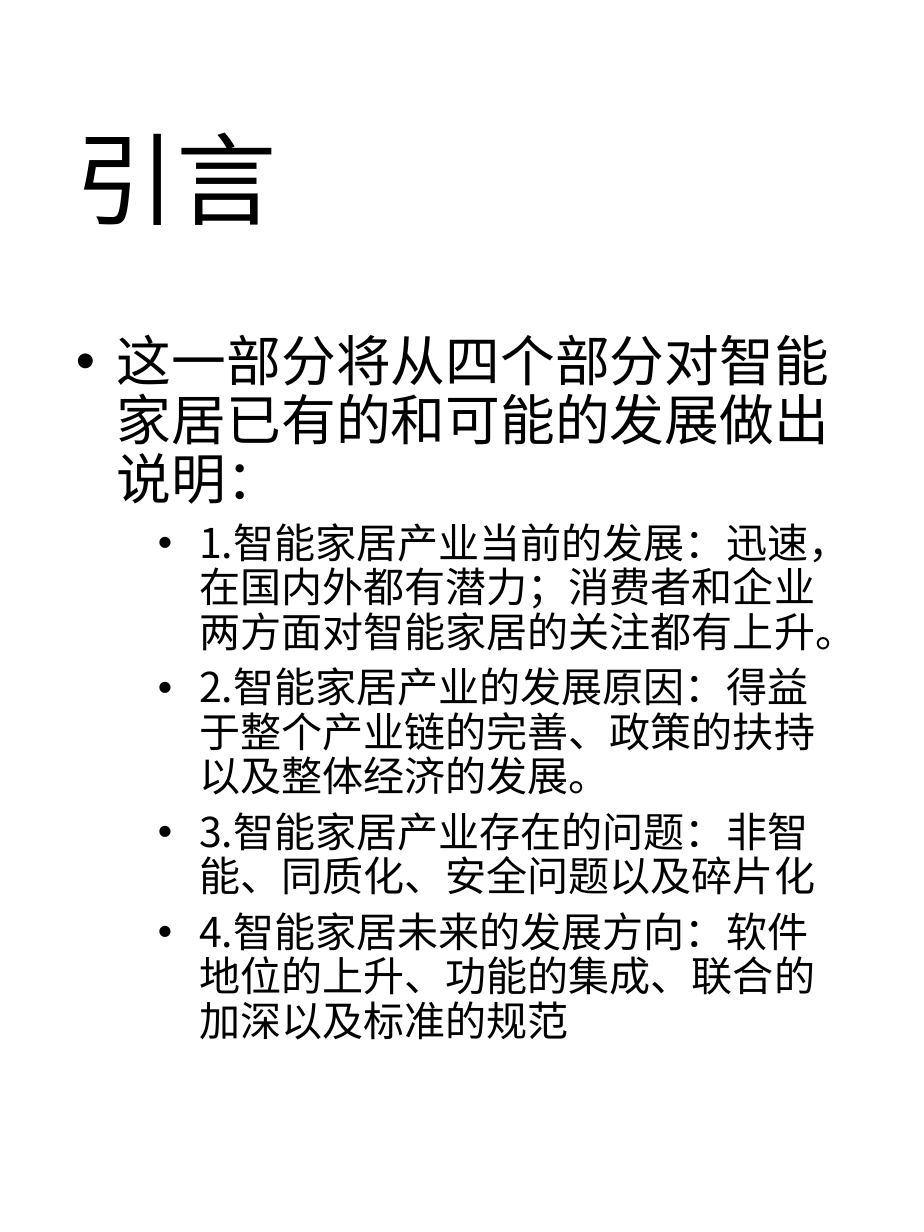
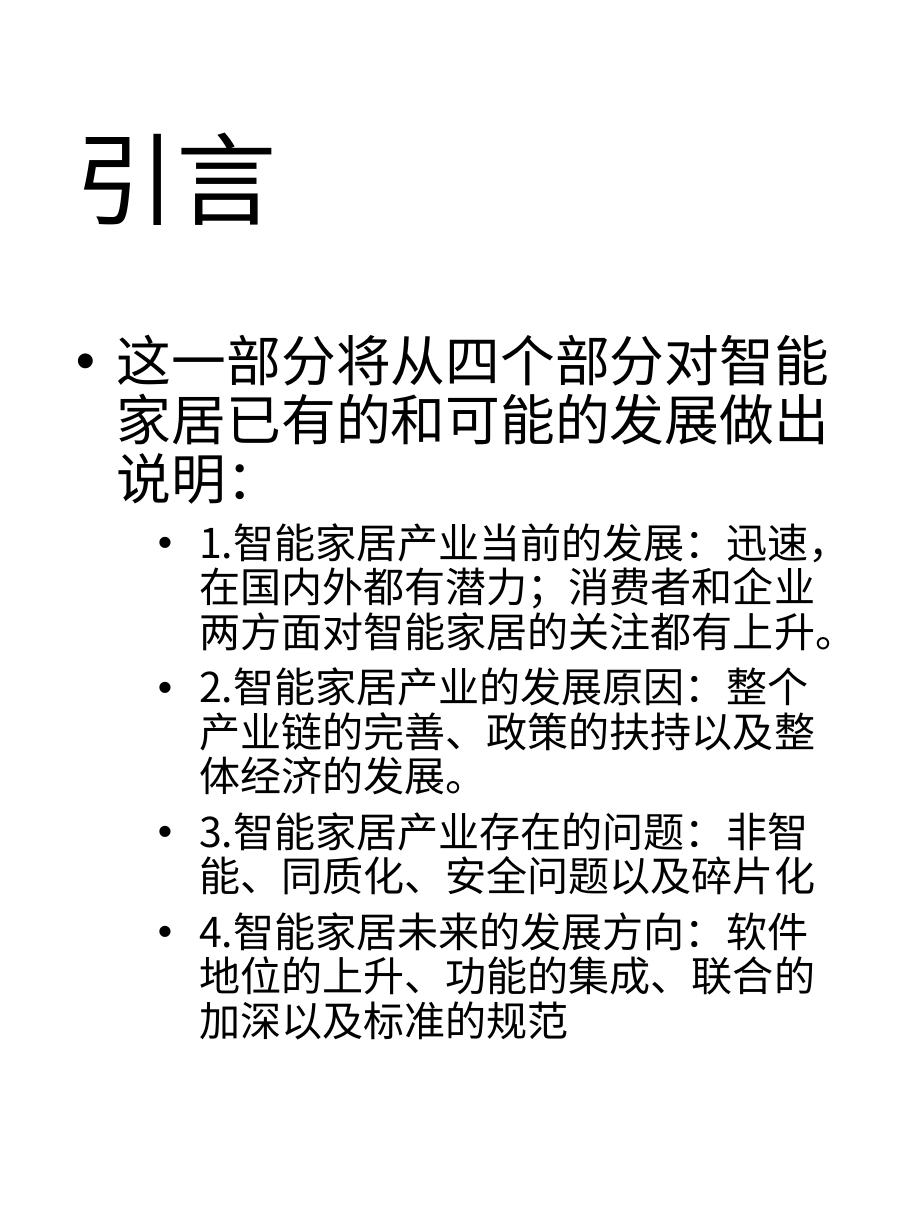
Before and after one commit to RLi43/Industry-Frontier, a slide deck: slide 3 of 市场/排版.pptx. Drawn at 924x1232 pixels with LibreOffice and Linux fonts; fonts in the diff are those of the drawing. Boxes give left, top, right and bottom in pixels: in the first picture for what was removed or moved away, otherwise in the second. Text is boxed around its words. In the diff, an @@ line names an element or a change of style, - is before the commit and + after.

```diff
--- a/市场/排版.pptx
+++ b/市场/排版.pptx
@@ text at box(199, 667, 815, 795): text changed @@
-  • 2.智能家居产业的发展原因：得益于整个产业链的完善、政策的扶持以及整体经济的发展。
+  • 2.智能家居产业的发展原因：整个产业链的完善、政策的扶持以及整体经济的发展。
```
Also in this commit, not shown: 2 slides added, 1 slide removed, 1 other file.
